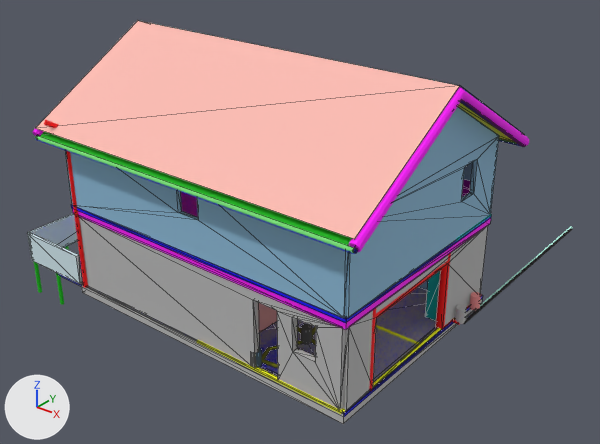
A saved change to the glTF model sample/model6282.glb.
Both versions are drawn from a camera (50 mm lens) standing at (20.13, -12.69, 12.97) and looking at (5.16, 6.03, 1.37). The lights are fixed; the arrows at lower left show +X, +Y and +Z. The picture after the commit comes second. Mesh edges are drawn as thin lines on the coarser meshes.

In view in the first picture: 'Affected Floor Area', 'Affected Floor Area.001', 'Flashing Barge Birds Beak.001', 'Mid Floor', 'Rainwater Gutter', 'Roof Corrugated.001', 'Roof Truss', 'Sub Floor Concrete', 'Wall Ext.001', 'Wall Ext.002', 'Wall Masonry.001', 'Wall Masonry.002' and 32 more.
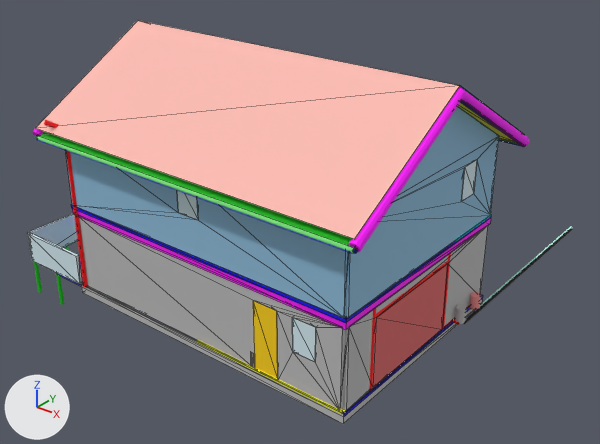
Pixel boxes (x1, y1, x2, y2) of what changed, in the pictures (600 x 444 px):
'Door Garage', added (red)
    after: (373, 265, 447, 388)
'Exterior Door Entrance', added (yellow)
    after: (253, 300, 278, 379)
'Exterior Joinery', added (pale blue)
    after: (292, 317, 316, 362)
'Exterior Joinery.004', added (pale blue)
    after: (177, 191, 198, 220)
'Exterior Joinery.005', added (pale blue)
    after: (461, 160, 477, 202)
'Affected Floor Area', unchanged, covered by the edit
    both: (58, 264, 483, 417)

The change, as a diff of the scene's bpy script:
```diff
--- a/sample/model6282.glb.py
+++ b/sample/model6282.glb.py
@@ mat_0_698_0_133_0_133_1_00 @@
+mat_0_698_0_133_0_133_1_00 = principled_material('0.698 0.133 0.133 1.00')
+mat_0_698_0_133_0_133_1_00.base_color = (0.698, 0.133, 0.133)  # red #da6666
+mat_0_698_0_133_0_133_1_00.roughness = 0.8
@@ mat_1_000_0_647_0_000_1_00 @@
+mat_1_000_0_647_0_000_1_00 = principled_material('1.000 0.647 0.000 1.00')
+mat_1_000_0_647_0_000_1_00.base_color = (1.0, 0.647, 0.0)  # yellow #ffd200
+mat_1_000_0_647_0_000_1_00.roughness = 0.8
@@ me_exterior_joinery_005 @@
+me_exterior_joinery_005.from_pydata(...)  # a box spanning x 10.75..10.88, y 5.742..6.437, z 3.8..4.8
+me_exterior_joinery_005.materials.append(mat_0_678_0_847_0_902_1_00)  # pale blue #d7edf4
@@ me_exterior_joinery_004 @@
+me_exterior_joinery_004.from_pydata(...)  # a box spanning x 5.498..6.215, y 0.566..0.696, z 3.8..4.8
+me_exterior_joinery_004.materials.append(mat_0_678_0_847_0_902_1_00)  # pale blue #d7edf4
@@ me_door_garage @@
+me_door_garage.from_pydata(...)  # a box spanning x 10.66..10.86, y 1.85..5.31, z 0.0..2.1
+me_door_garage.materials.append(mat_0_698_0_133_0_133_1_00)  # red #da6666
@@ me_exterior_door_entrance @@
+me_exterior_door_entrance.from_pydata(...)  # a box spanning x 7.99..8.78, y 0.6..0.8, z 0.0..2.1
+me_exterior_door_entrance.materials.append(mat_1_000_0_647_0_000_1_00)  # yellow #ffd200
@@ me_exterior_joinery @@
+me_exterior_joinery.from_pydata(...)  # a box spanning x 9.265..9.976, y 0.597..0.797, z 1.1..2.1
+me_exterior_joinery.materials.append(mat_0_678_0_847_0_902_1_00)  # pale blue #d7edf4
@@ ob_exterior_joinery_005 @@
+ob_exterior_joinery_005 = bpy.data.objects.new('Exterior Joinery.005', me_exterior_joinery_005)
+ob_exterior_joinery_005.location = (0.0, 0.0, 0.0)
@@ ob_exterior_joinery_004 @@
+ob_exterior_joinery_004 = bpy.data.objects.new('Exterior Joinery.004', me_exterior_joinery_004)
+ob_exterior_joinery_004.location = (0.0, 0.0, 0.0)
@@ ob_door_garage @@
+ob_door_garage = bpy.data.objects.new('Door Garage', me_door_garage)
+ob_door_garage.location = (0.0, 0.0, 0.0)
@@ ob_exterior_door_entrance @@
+ob_exterior_door_entrance = bpy.data.objects.new('Exterior Door Entrance', me_exterior_door_entrance)
+ob_exterior_door_entrance.location = (0.0, 0.0, 0.0)
@@ ob_exterior_joinery @@
+ob_exterior_joinery = bpy.data.objects.new('Exterior Joinery', me_exterior_joinery)
+ob_exterior_joinery.location = (0.0, 0.0, 0.0)
```
